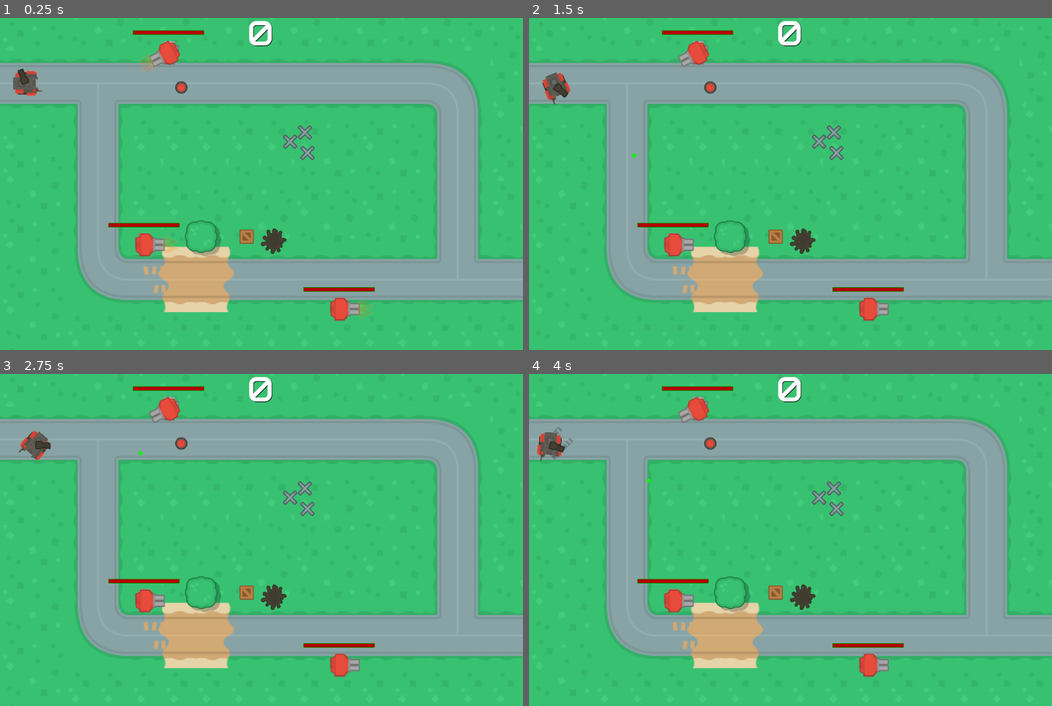
Above: before the commit, frames 1-4 (two rows, left to right).
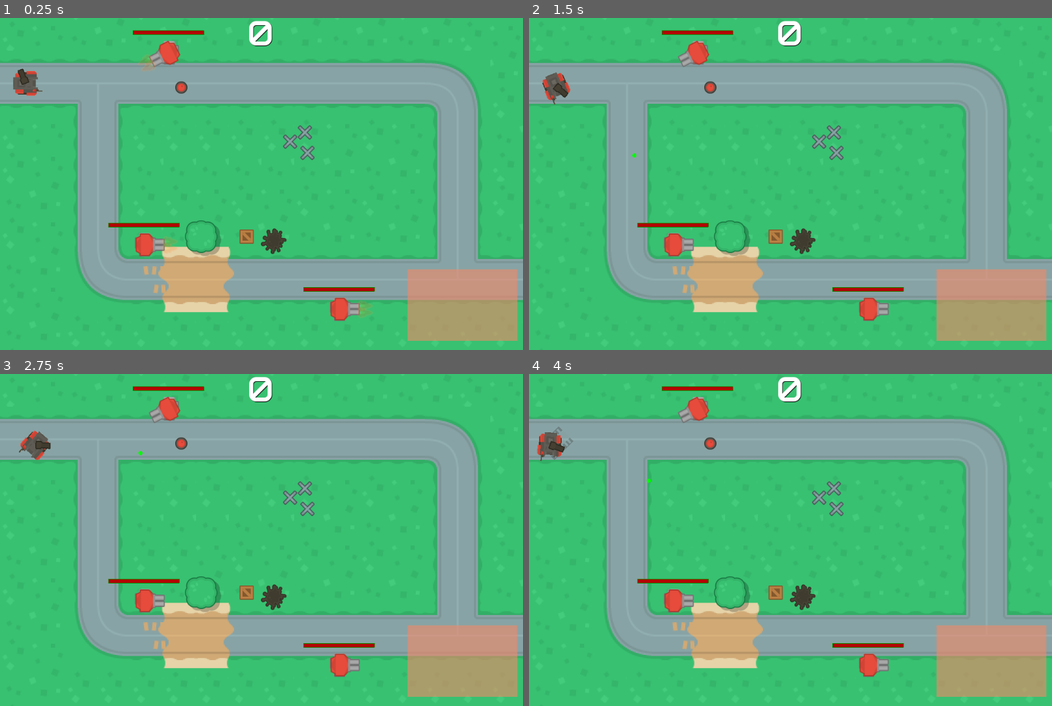
Above: after the commit, the same moments.

Repository: soapmactavish23/rogue_tank
Game: Godot game, scene res://scenes/game.tscn
Same seed, same stepped clock (60 frames per second), same inputs: the game is played once before the commit and once after it.
Inputs (mouse positions are in pixels of both pictures, inside the frame that each line leads up to):
- Up to frame 1 (0.25 s): no input
- Up to frame 2 (1.5 s): move the mouse to (905, 167) at 0.52 s; hold Right (ui_right) 0.53-1.28 s; right-click (905, 167) at 0.6 s; move the mouse to (685, 200) at 1.27 s; hold Down (ui_down) from 1.28 s (still down); right-click (685, 200) at 1.35 s
- Up to frame 3 (2.75 s): move the mouse to (313, 466) at 2.02 s; release Down (ui_down) at 2.03 s; hold Right (ui_right) from 2.03 s (still down); right-click (313, 466) at 2.1 s
- Up to frame 4 (4 s): move the mouse to (764, 606) at 2.77 s; release Right (ui_right) at 2.78 s; hold Up (ui_up) 2.78-3.53 s; right-click (764, 606) at 2.85 s; move the mouse to (947, 589) at 3.52 s; hold Left (ui_left) from 3.53 s (still down); right-click (947, 589) at 3.6 s

The runs differ from the first frame. In frame 1, 4.5% of the frame differs, in the area x 77-99%, y 75-98%; in frame 2, 4.5%; in frame 3, 4.5%; in frame 4, 4.5%.

Commit message:
77. 73 - Radar quadrado 1

Diff:
--- a/scenes/game.tscn
+++ b/scenes/game.tscn
@@ -11,6 +11,7 @@
 [ext_resource path="res://scenes/oilSpill_large.tscn" type="PackedScene" id=9]
 [ext_resource path="res://scenes/crateWood.tscn" type="PackedScene" id=10]
 [ext_resource path="res://scenes/barrelBlack_top.tscn" type="PackedScene" id=11]
+[ext_resource path="res://scripts/radar_square.gd" type="Script" id=12]
 
 [sub_resource type="DynamicFont" id=1]
 size = 50
@@ -80,3 +81,15 @@
 text = "1231231231"
 align = 1
 valign = 1
+
+[node name="radar_square" type="ColorRect" parent="HUD"]
+margin_left = 798.0
+margin_top = 492.0
+margin_right = 1013.0
+margin_bottom = 632.0
+color = Color( 0.952941, 0.533333, 0.403922, 0.603922 )
+script = ExtResource( 12 )
+
+[node name="timer_update" type="Timer" parent="HUD/radar_square"]
+
+[connection signal="timeout" from="HUD/radar_square/timer_update" to="HUD/radar_square" method="_on_timer_update_timeout"]
--- a/scenes/turret_01.tscn
+++ b/scenes/turret_01.tscn
@@ -292,7 +292,7 @@
 "values": [ false, true ]
 }
 
-[node name="turret_01" type="StaticBody2D"]
+[node name="turret_01" type="StaticBody2D" groups=["radar_entity"]]
 collision_layer = 10
 collision_mask = 9
 script = ExtResource( 1 )
--- /dev/null
+++ b/scripts/radar_square.gd
@@ -0,0 +1,16 @@
+extends ColorRect
+
+export var area_size = Vector2()
+
+var rate
+
+func _ready():
+	rate = get_rect().size / area_size
+
+
+func _draw():
+	for re in get_tree().get_nodes_in_group("radar_entity"):
+		print(re)
+
+func _on_timer_update_timeout():
+	update()
Not shown: 1 places in scenes/game.tscn that only renumber resources
